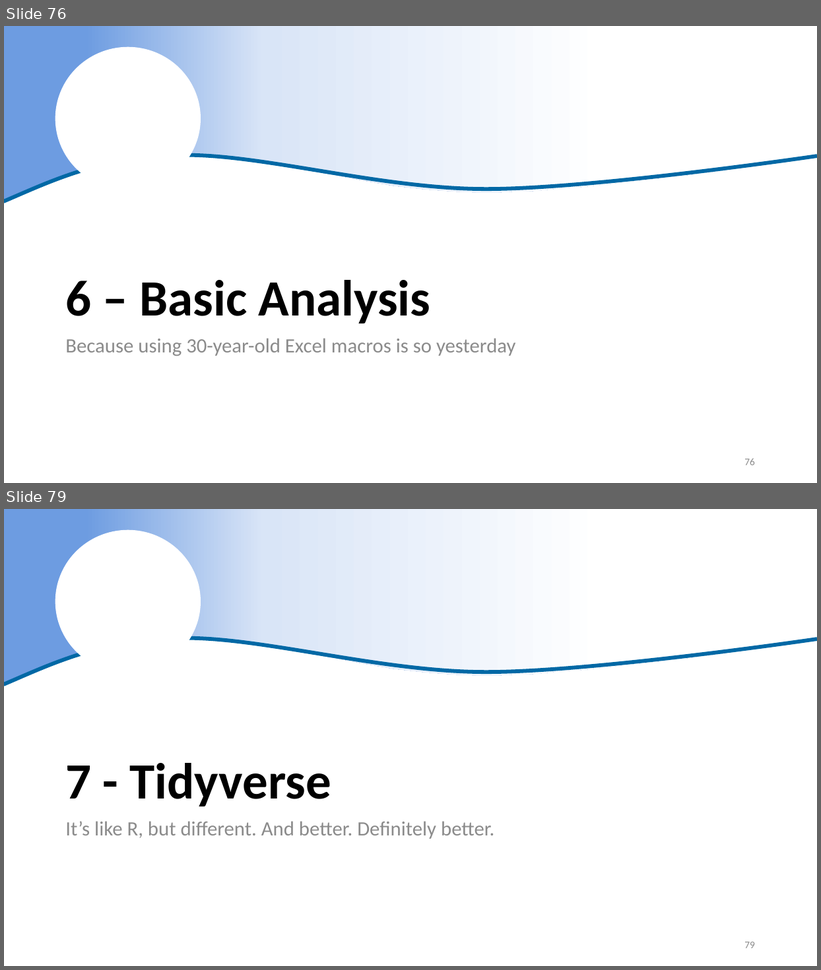
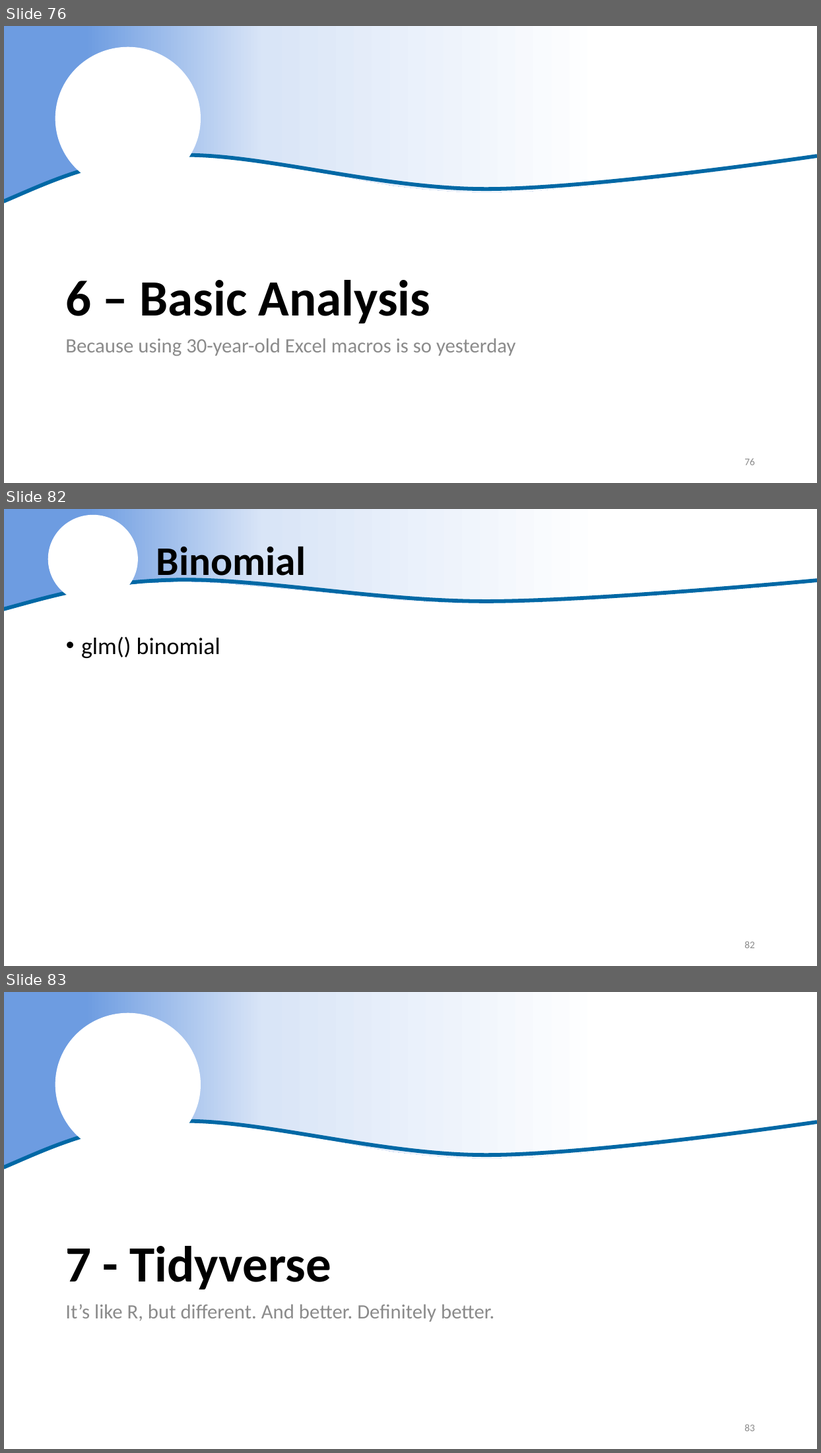
Before and after one commit to justinpriest/R_Intro_ADFG, a slide deck: The Basics of R.pptx. Shown one above the other, each under a label of ours: slides 76 and 79 before the commit, slides 76, 82 and 83 after it; the slides between them are not shown. The pictures are 821x970 and 821x1453 pixels, drawn with LibreOffice and Linux fonts; fonts in the diff are those of the drawing; background and template pictures are left out. Boxes give left, top, right and bottom in pixels: in the first picture for what was removed or moved away, otherwise in the second. Text is boxed around its words. In the diff, an @@ line names an element or a change of style, - is before the commit and + after.

```diff
--- a/The Basics of R.pptx
+++ b/The Basics of R.pptx
@@ slide 82 added at [4, 509, 817, 966], background #FFFFFF @@
@@ freeform shape added at [4, 509, 817, 609], fill gradient #6D9CE1 to #D9E5F7 to #FFFFFF @@
@@ ellipse added at [48, 515, 137, 603], fill #FFFFFF @@
@@ title added at [156, 541, 306, 585], 48 pt, text #000000, bold @@
+Binomial
@@ freeform shape added at [4, 580, 817, 609], outline #DAE3F3 4.5 pt @@
@@ text added at [81, 637, 220, 658], 28 pt, text #000000 @@
+• glm() binomial
@@ page number added at [745, 941, 755, 949], 12 pt, text #8C8C8C @@
+82
@@ what was slide 79 is now slide 83 @@
@@ page number at [745, 1424, 755, 1432]: text changed @@
-79
+83
```
Also in this commit, not shown: 1 slide changed, 4 other slides added, 1 slide removed, 1 other file.
